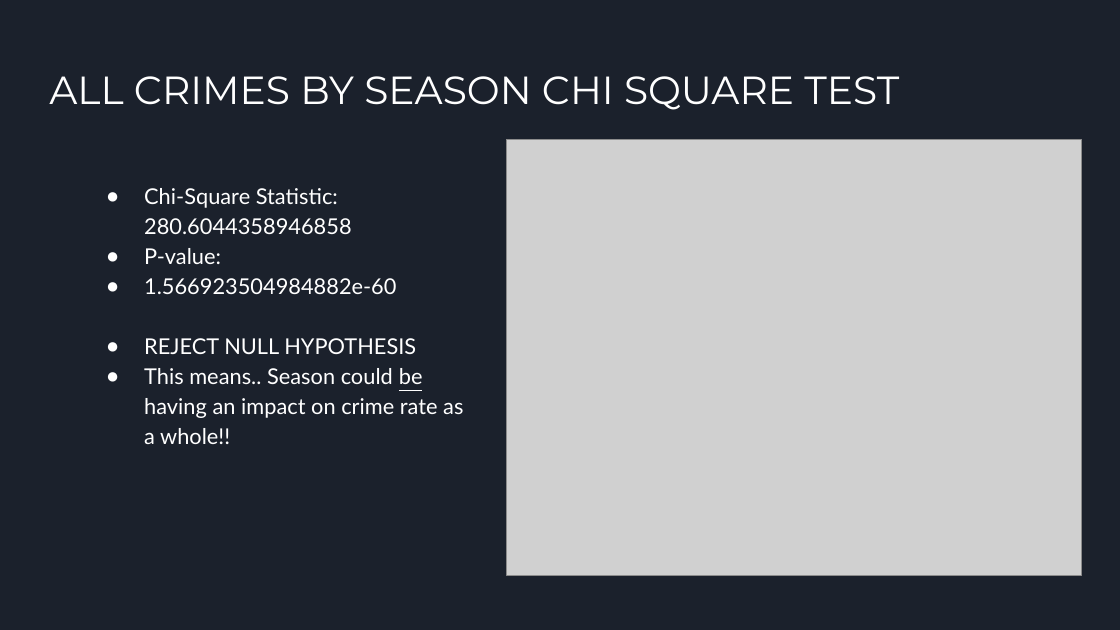
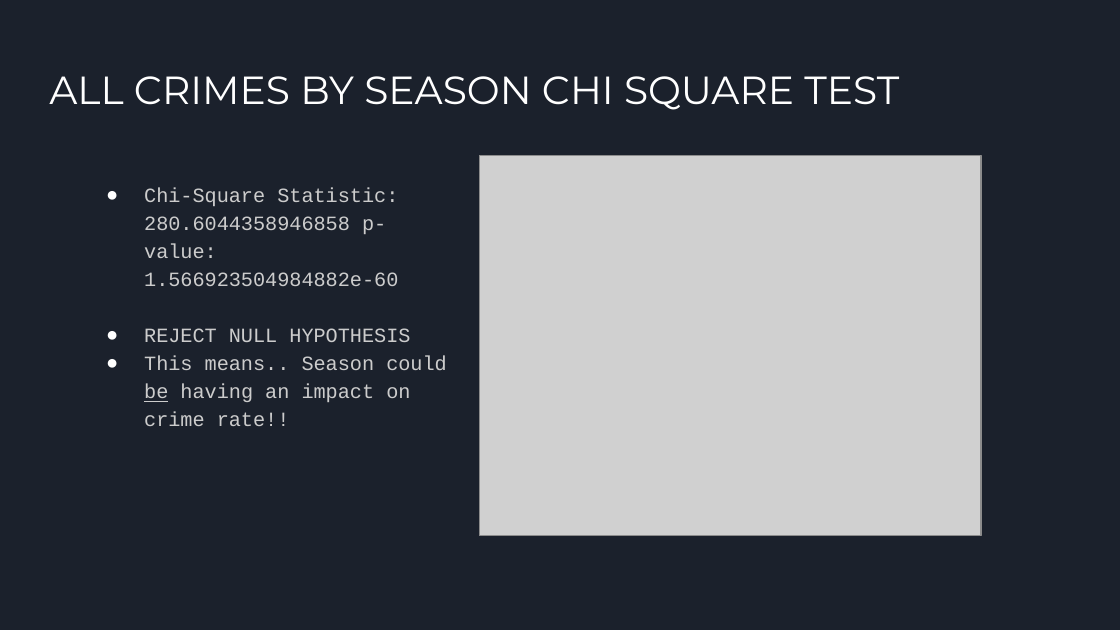
Before and after one commit to oddtexan/Project-1, a slide deck: slide 8 of Project 1 Presentation Final.pptx. Drawn at 1120x630 pixels with LibreOffice and Linux fonts; fonts in the diff are those of the drawing; grey boxes stand for pictures. Boxes give left, top, right and bottom in pixels: in the first picture for what was removed or moved away, otherwise in the second. Text is boxed around its words. In the diff, an @@ line names an element or a change of style, - is before the commit and + after.

```diff
--- a/Project 1 Presentation Final.pptx
+++ b/Project 1 Presentation Final.pptx
@@ picture: place and size @@
-picture at [506,139,1082,575]
+picture at [479,156,981,536]
@@ text at [144,188,398,286]: text changed; size 14 to 13 pt; font Lato to Courier New; text colour #FFFFFF to #CCCCCC @@
-● Chi-Square Statistic: 280.6044358946858
-● P-value:
-● 1.566923504984882e-60
+● Chi-Square Statistic: 280.6044358946858 p-value: 1.566923504984882e-60
@@ text at [144,328,410,342]: size 14 to 13 pt, font Lato to Courier New, text colour #FFFFFF to #CCCCCC in "REJECT NULL HYPOTHESIS" @@
@@ text at [144,355,447,426]: text changed; size 14 to 13 pt; font Lato to Courier New; text colour #FFFFFF to #CCCCCC @@
-● This means.. Season could be having an impact on crime rate as a whole!!
+● This means.. Season could be having an impact on crime rate!!
```
Also in this commit, not shown: 9 other slides changed, 3 slides added, 3 slides removed.
